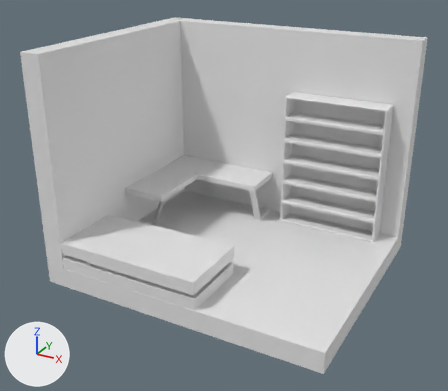
The Blender file Drafts/EMMA/emma room.blend as it was, and as the next commit left it.
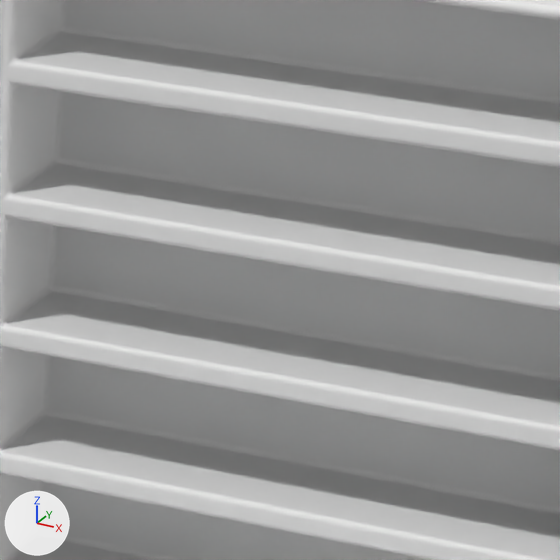
The first picture shows the older version from a 50 mm camera at (12.6, -21.8, 14.0) aimed at (0.3, 0.5, 2.8). The close-ups show both versions on the part from 63% to 84% of the width and 27% to 51% of the height of that picture; other places that the commit changed are outside them. The axes (+X, +Y, +Z) are drawn at lower left. The lights are the same throughout.
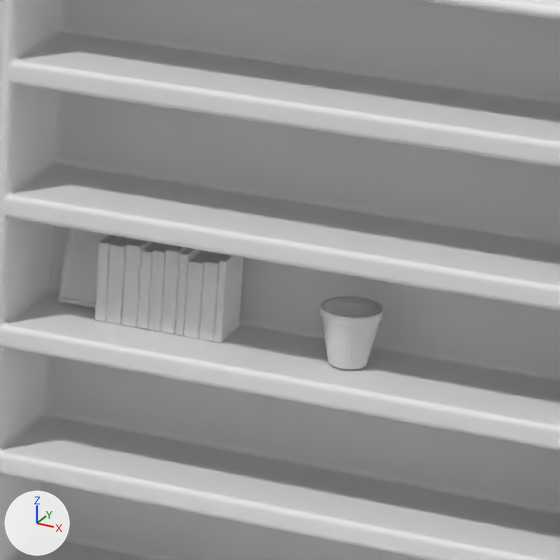
The change, as a diff of the scene's bpy script:
```diff
--- a/Drafts/EMMA/emma room.blend.py
+++ b/Drafts/EMMA/emma room.blend.py
@@ me_cylinder @@
+me_cylinder.from_pydata(...)  # 128 vertices, 97 faces; spans x 0.57..2.22, y -0.82..0.82, z -1.09..0.49
@@ me_cube_012 @@
+me_cube_012.from_pydata(...)  # 100 vertices, 78 faces; spans x -2.283..-0.904, y 1.156..1.57, z -0.262..0.386
@@ ob_cylinder @@
+ob_cylinder = bpy.data.objects.new('Cylinder', me_cylinder)
+ob_cylinder.location = (4.252, 3.454, 4.361)
+ob_cylinder.scale = (0.271, 0.271, 0.271)
+_m = ob_cylinder.modifiers.new('Solidify', 'SOLIDIFY')
+_m.thickness = 0.1
@@ ob_cube_009 @@
+ob_cube_009 = bpy.data.objects.new('Cube.009', me_cube_012)
+ob_cube_009.location = (4.576, 2.27, 4.313)
+_m = ob_cube_009.modifiers.new('Bevel', 'BEVEL')
+_m.width = 0.01
+_m.width_pct = 0.01
+_m.segments = 2
```

Where the change shows, as pixel boxes [x1, y1, x2, y2] in the close-ups (560 x 560 px):
'Cube.009', added
    after: [58, 228, 243, 343]
'Cylinder', added
    after: [320, 297, 383, 369]
